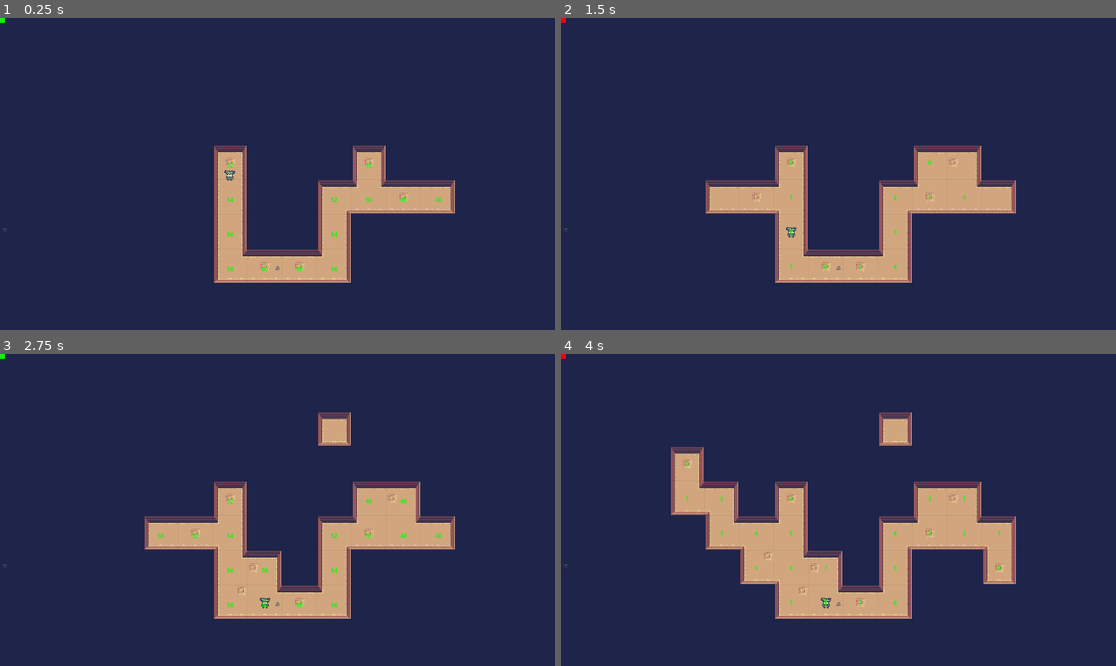
Above: before the commit, frames 1-4 (two rows, left to right).
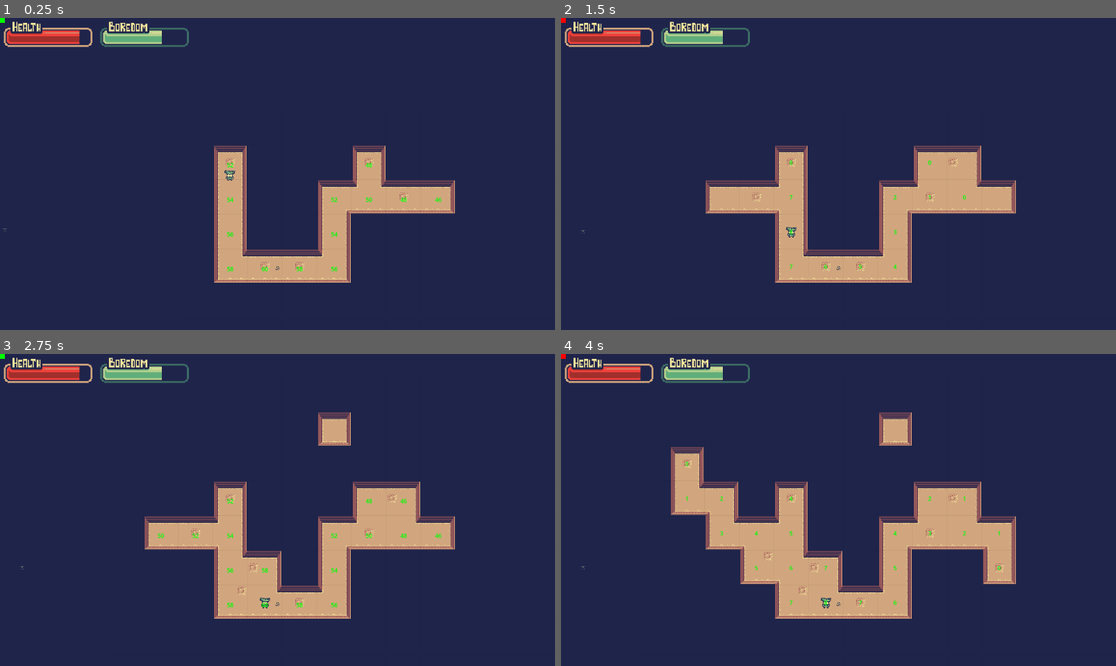
Above: after the commit, the same moments.

Repository: silversquirl/gmtk-2023
Game: Godot game, scene res://main_map.tscn
The game is run twice, just before and just after one commit, with the same random seed, the same clock (stepped at 60 frames per second) and the same inputs.
Inputs (mouse positions are in pixels of both pictures, inside the frame that each line leads up to):
- Up to frame 1 (0.25 s): no input
- Up to frame 2 (1.5 s): tap Enter at 0.5 s; move the mouse to (960, 158) at 0.52 s; hold D 0.53-1.25 s; tap P at 0.6 s; click (960, 158) at 0.67 s; tap Space at 1.25 s; drag from (727, 189) to (810, 236) at 1.27 s
- Up to frame 3 (2.75 s): tap Enter at 2 s; move the mouse to (333, 441) at 2.02 s; hold D from 2.03 s (still down); tap P at 2.1 s; click (333, 441) at 2.17 s
- Up to frame 4 (4 s): release D at 2.75 s; tap Space at 2.75 s; drag from (810, 572) to (672, 463) at 2.77 s; tap Enter at 3.5 s; move the mouse to (1005, 556) at 3.52 s; hold A from 3.53 s (still down); tap P at 3.6 s; click (1005, 556) at 3.67 s

The runs differ from the first frame. In frame 1, 1.6% of the frame differs, in the area x 0-35%, y 1-10%; in frame 2, 1.6%, in the area x 0-35%, y 1-70%; in frame 3, 1.6%; in frame 4, 1.6%.
Error after the commit: Cannot call method 'get_terrain_peering_bit' on a null value. (res://EditableMap.gd:83)

Commit message:
feat: bot ai and health/boredom meters

Diff:
--- a/Bot.gd
+++ b/Bot.gd
@@ -6,5 +6,11 @@
 		map_pos = pos
 		position = map.map_to_local(map_pos)
 
+func _ready():
+	%AITimer.timeout.connect(ai_step)
+
 func _process(delta):
 	%PlayerHazards.add_goal(self, 10)
+
+func ai_step():
+	map_pos = $"../EnemyPathfinder".path_next(map_pos)
--- a/EditableMap.gd
+++ b/EditableMap.gd
@@ -24,7 +24,7 @@
 			set_cells_terrain_connect(0, chain, 0, 0)
 			$GridRenderer.queue_redraw()
 
-	if event is InputEventMouseButton and event.pressed == false and  event.button_index == MOUSE_BUTTON_LEFT:
+	if event is InputEventMouseButton and event.pressed == false and event.button_index == MOUSE_BUTTON_LEFT:
 		chain = []
 		map_update.emit()
 
@@ -62,7 +62,6 @@
 			error += dx
 			y += sy
 
-
 func passable(pos: Vector2i) -> bool:
 	var tile := get_cell_tile_data(0, pos)
 	return tile and tile.terrain == 0
--- a/Pathfinder.gd
+++ b/Pathfinder.gd
@@ -32,7 +32,12 @@
 	return _rand_select(next)
 
 func get_cell(pos: Vector2i) -> int:
-	return seek.get_cell(pos) - avoid.get_cell(pos)
+	var value := 0
+	if seek:
+		value += seek.get_cell(pos)
+	if avoid:
+		value -= avoid.get_cell(pos)
+	return value
 
 func _rand_select(array: Array):
 	return array[randi_range(0, len(array) - 1)]
--- a/main_map.tscn
+++ b/main_map.tscn
@@ -13,7 +13,13 @@
 [ext_resource type="Script" path="res://Gold.gd" id="7_5r48l"]
 [ext_resource type="Texture2D" uid="uid://byf20w2cngqjt" path="res://bot.png" id="8_svhex"]
 [ext_resource type="Script" path="res://Bot.gd" id="9_ipijd"]
+[ext_resource type="Texture2D" uid="uid://cmxt8xmy73ttu" path="res://healthbar background1.png" id="14_3xn04"]
 [ext_resource type="Script" path="res://DebugHUD.gd" id="14_osj2v"]
+[ext_resource type="Texture2D" uid="uid://f60tg7vp4u7v" path="res://healthbar foreground1.png" id="15_vmp60"]
+[ext_resource type="Texture2D" uid="uid://hba1lph5ahs6" path="res://healthbar_bar_red2.png" id="16_5yy8o"]
+[ext_resource type="Texture2D" uid="uid://bicmjhod7ip7y" path="res://boredombar background2.png" id="17_0mikx"]
+[ext_resource type="Texture2D" uid="uid://bvf6q4kg8jhbd" path="res://boredombar foreground2.png" id="18_c5j7p"]
+[ext_resource type="Texture2D" uid="uid://dvxrs5xmr2xlj" path="res://boredombar bar2.png" id="19_icln6"]
 
 [sub_resource type="TileSetAtlasSource" id="TileSetAtlasSource_8jukn"]
 texture = ExtResource("1_84kxc")
@@ -462,6 +468,10 @@
 texture = ExtResource("8_svhex")
 script = ExtResource("9_ipijd")
 
+[node name="EnemyPathfinder" type="Node" parent="EditableMap" node_paths=PackedStringArray("seek")]
+script = ExtResource("5_uliwb")
+seek = NodePath("../../EnemyGoals")
+
 [node name="Camera" type="Camera2D" parent="."]
 position = Vector2(638, 348)
 script = ExtResource("6_84vyh")
@@ -484,6 +494,32 @@
 
 [node name="HUD" type="CanvasLayer" parent="."]
 
+[node name="HealthMeter" type="TextureProgressBar" parent="HUD"]
+unique_name_in_owner = true
+texture_filter = 1
+offset_left = 4.0
+offset_top = 4.0
+offset_right = 100.0
+offset_bottom = 44.0
+scale = Vector2(2, 2)
+value = 84.0
+texture_under = ExtResource("14_3xn04")
+texture_over = ExtResource("15_vmp60")
+texture_progress = ExtResource("16_5yy8o")
+
+[node name="BoredomMeter" type="TextureProgressBar" parent="HUD"]
+unique_name_in_owner = true
+texture_filter = 1
+offset_left = 204.0
+offset_top = 4.0
+offset_right = 300.0
+offset_bottom = 44.0
+scale = Vector2(2, 2)
+value = 69.0
+texture_under = ExtResource("17_0mikx")
+texture_over = ExtResource("18_c5j7p")
+texture_progress = ExtResource("19_icln6")
+
 [node name="DebugHUD" type="Node2D" parent="HUD"]
 script = ExtResource("14_osj2v")
 
Not shown, added: boredombar background2.png.import
Not shown, added: boredombar bar2.png.import
Not shown, added: boredombar foreground2.png.import
Not shown, changed: export_presets.cfg
Not shown, added: healthbar background1.png.import
Not shown, added: healthbar bar1.png.import
Not shown, added: healthbar foreground1.png.import
Binary file added: healthbar_bar_red.png
Not shown, added: healthbar_bar_red.png.import
Binary file added: healthbar_bar_red2.png
Not shown, added: healthbar_bar_red2.png.import
Not shown: 1 places in main_map.tscn that only renumber resources
(and 1 more such lines)
